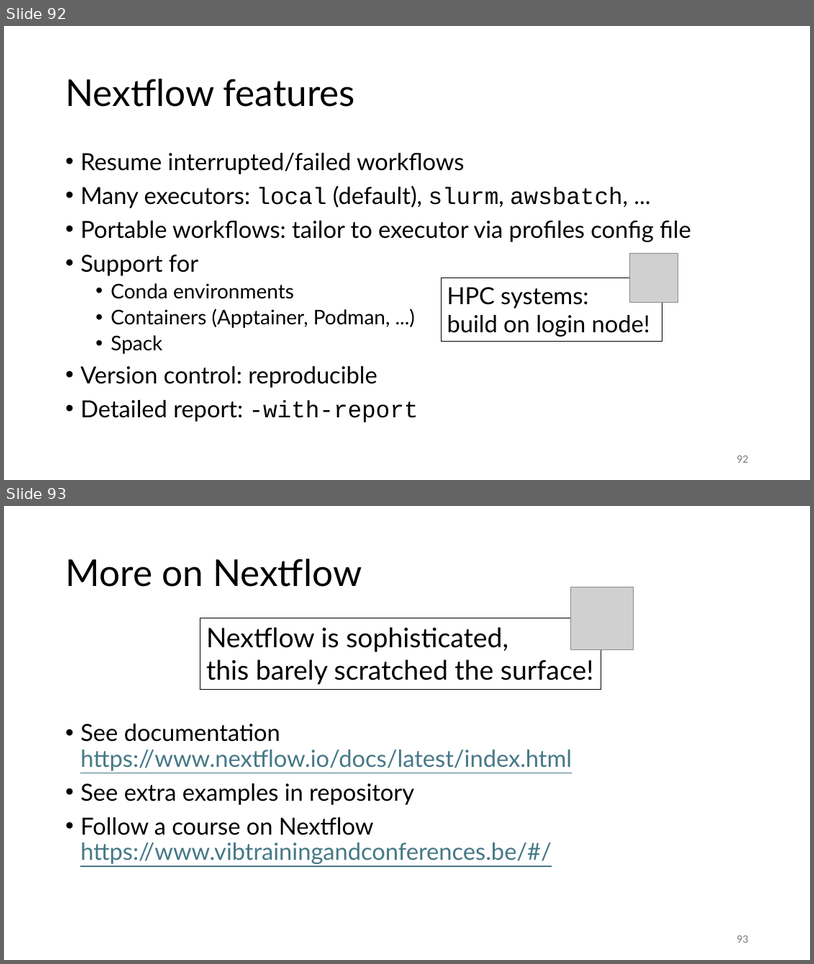
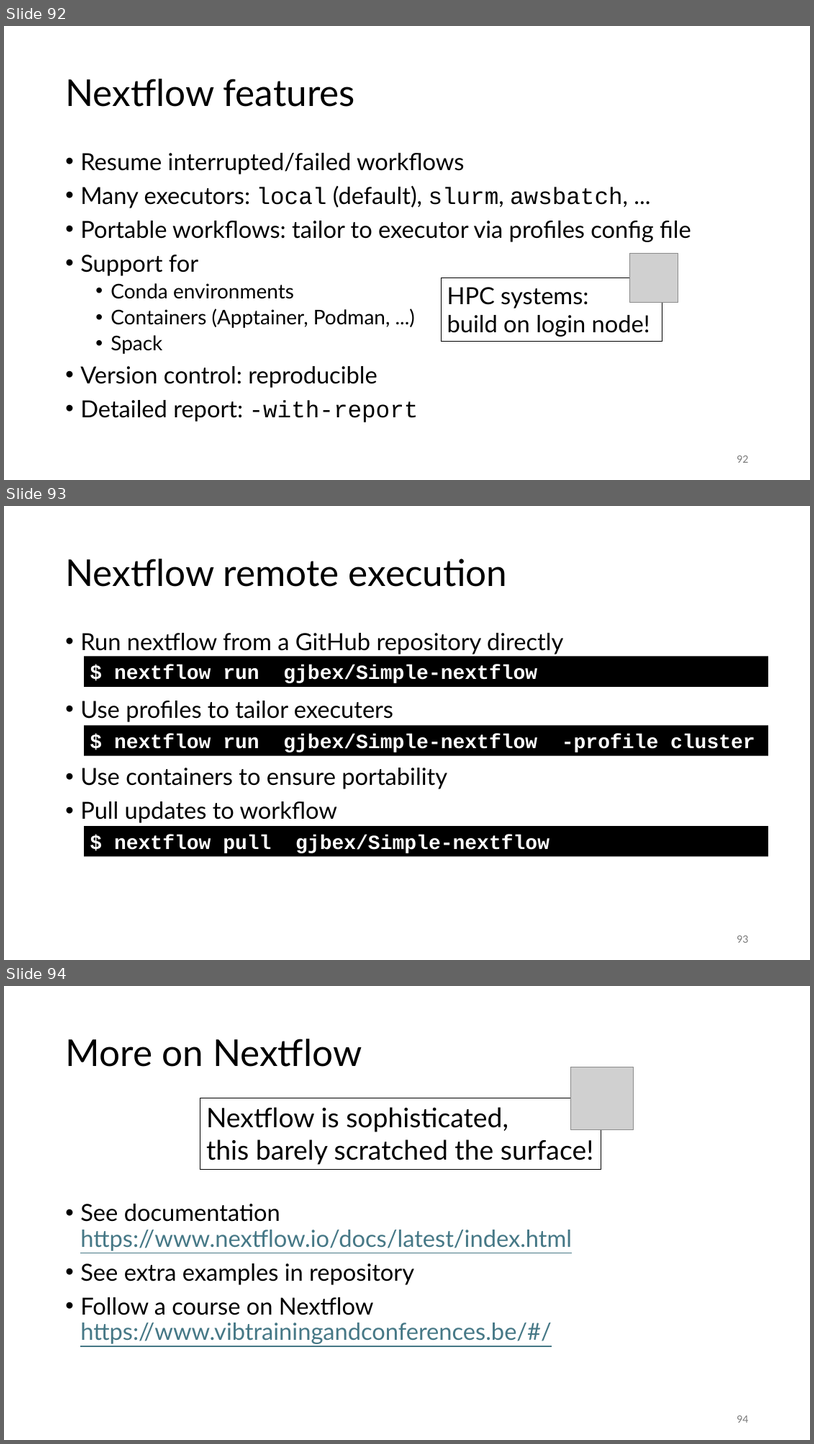
Before and after one commit to gjbex/Workflows-for-HPC, a slide deck: workflow_for_HPC.pptx. Shown one above the other, each under a label of ours: slides 92 and 93 before the commit, slides 92, 93 and 94 after it. The pictures are 814x964 and 814x1444 pixels, drawn with LibreOffice and Linux fonts; fonts in the diff are those of the drawing; grey boxes stand for pictures. Boxes give left, top, right and bottom in pixels: in the first picture for what was removed or moved away, otherwise in the second. Text is boxed around its words. In the diff, an @@ line names an element or a change of style, - is before the commit and + after.

Commit message:
Add slide on portable workflows

```diff
--- a/workflow_for_HPC.pptx
+++ b/workflow_for_HPC.pptx
@@ slide 93 added at (x1=4, y1=506, x2=810, y2=960), background #FFFFFF @@
@@ title added at (x1=65, y1=559, x2=508, y2=587), 44 pt, text #000000 @@
+Nextflow remote execution
@@ text added at (x1=80, y1=633, x2=563, y2=823), 28 pt, text #000000 @@
+• Run nextflow from a GitHub repository directly
+• Use profiles to tailor executers
+• Use containers to ensure portability
+• Pull updates to workflow
@@ rectangle added at (x1=84, y1=656, x2=769, y2=686), fill #000000, 24 pt, text #FFFFFF, bold @@
+$ nextflow run gjbex/Simple-nextflow
@@ rectangle added at (x1=84, y1=725, x2=769, y2=755), fill #000000, 24 pt, text #FFFFFF, bold @@
+$ nextflow run gjbex/Simple-nextflow -profile cluster
@@ rectangle added at (x1=84, y1=826, x2=769, y2=856), fill #000000, 24 pt, text #FFFFFF, bold @@
+$ nextflow pull gjbex/Simple-nextflow
@@ page number added at (x1=737, y1=935, x2=748, y2=942), 12 pt, text #797979 @@
+93
@@ what was slide 93 is now slide 94 @@
@@ page number at (x1=737, y1=1415, x2=748, y2=1422): text changed @@
-93
+94
```
Also in this commit, not shown: 4 slides changed.
